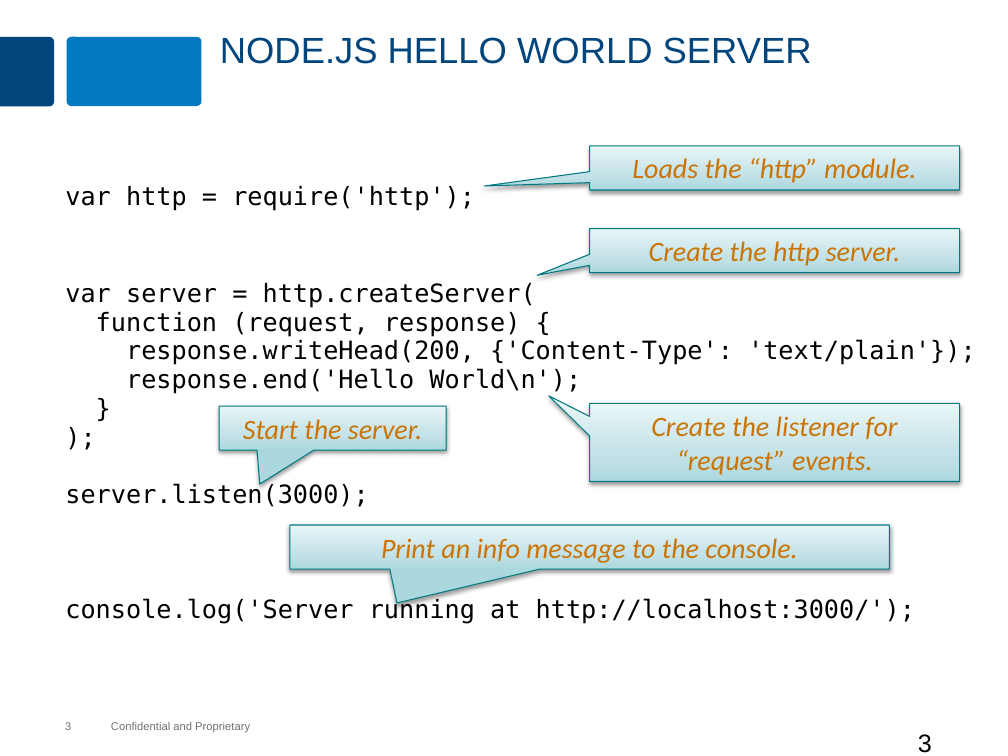
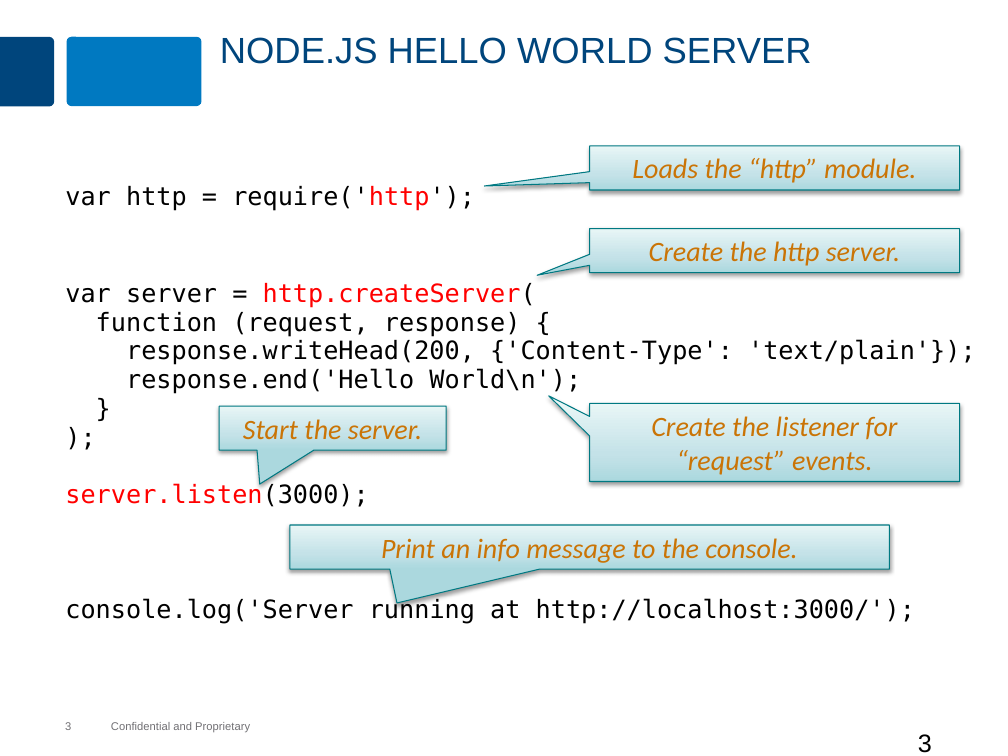
Before and after one commit to MaxMillington/nodePractice, a slide deck: slide 3 of node/lesson-57-building-web-servers/building-web-servers.pptx. Drawn at 1008x756 pixels with LibreOffice and Linux fonts; fonts in the diff are those of the drawing; background and template pictures are left out. Boxes give left, top, right and bottom in pixels: in the first picture for what was removed or moved away, otherwise in the second. Text is boxed around its words. In the diff, an @@ line names an element or a change of style, - is before the commit and + after.

```diff
--- a/node/lesson-57-building-web-servers/building-web-servers.pptx
+++ b/node/lesson-57-building-web-servers/building-web-servers.pptx
@@ text "var http = require('http');" at [65,186,976,624]: text colour #000000 to #FF0000 in "require('http');", "http.createServer( server.listen(3000);" @@
```
Also in this commit, not shown: 9 other slides changed, 11 other files.
